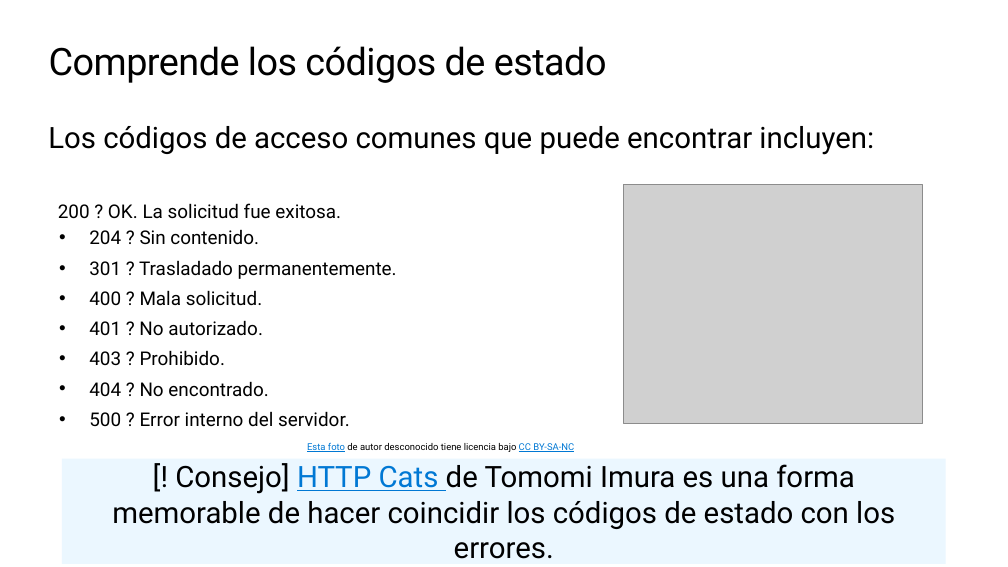
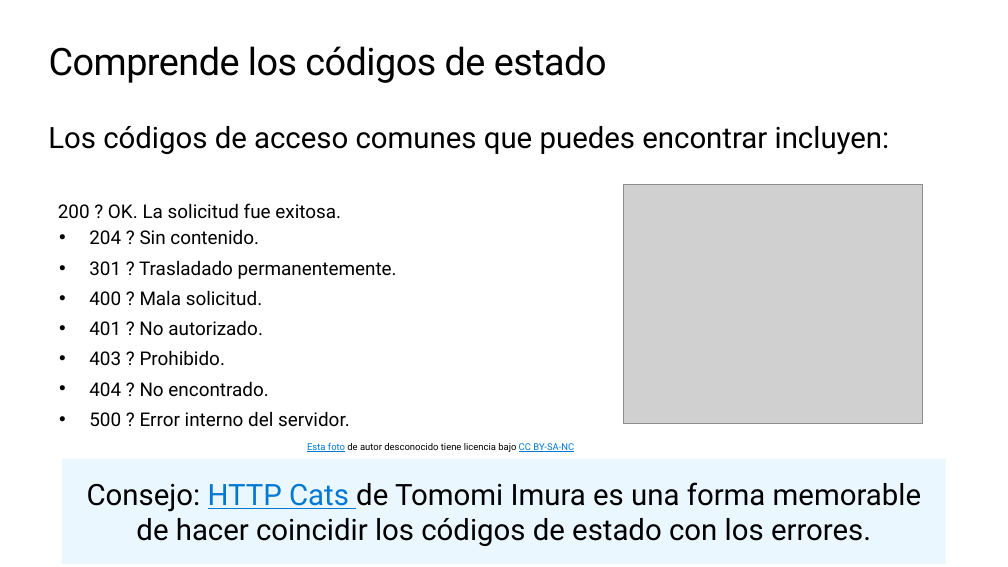
Before and after one commit to microsoft/workshop-library, a slide deck: slide 26 of short/explore-art-rest-api/translations/es/slides.es.pptx. Drawn at 1008x567 pixels with LibreOffice and Linux fonts; fonts in the diff are those of the drawing; grey boxes stand for pictures; background and template pictures are left out. Boxes give left, top, right and bottom in pixels: in the first picture for what was removed or moved away, otherwise in the second. Text is boxed around its words. In the diff, an @@ line names an element or a change of style, - is before the commit and + after.

```diff
--- a/short/explore-art-rest-api/translations/es/slides.es.pptx
+++ b/short/explore-art-rest-api/translations/es/slides.es.pptx
@@ text at bbox=[48, 126, 890, 155]: text changed @@
-Los códigos de acceso comunes que puede encontrar incluyen:
+Los códigos de acceso comunes que puedes encontrar incluyen:
@@ text in rectangle at bbox=[87, 482, 921, 546]: text changed @@
-[! Consejo] HTTP Cats de Tomomi Imura es una forma memorable de hacer coincidir los códigos de estado con los errores.
+Consejo: HTTP Cats de Tomomi Imura es una forma memorable de hacer coincidir los códigos de estado con los errores.
```
Also in this commit, not shown: 14 other slides changed, 2 other files.
